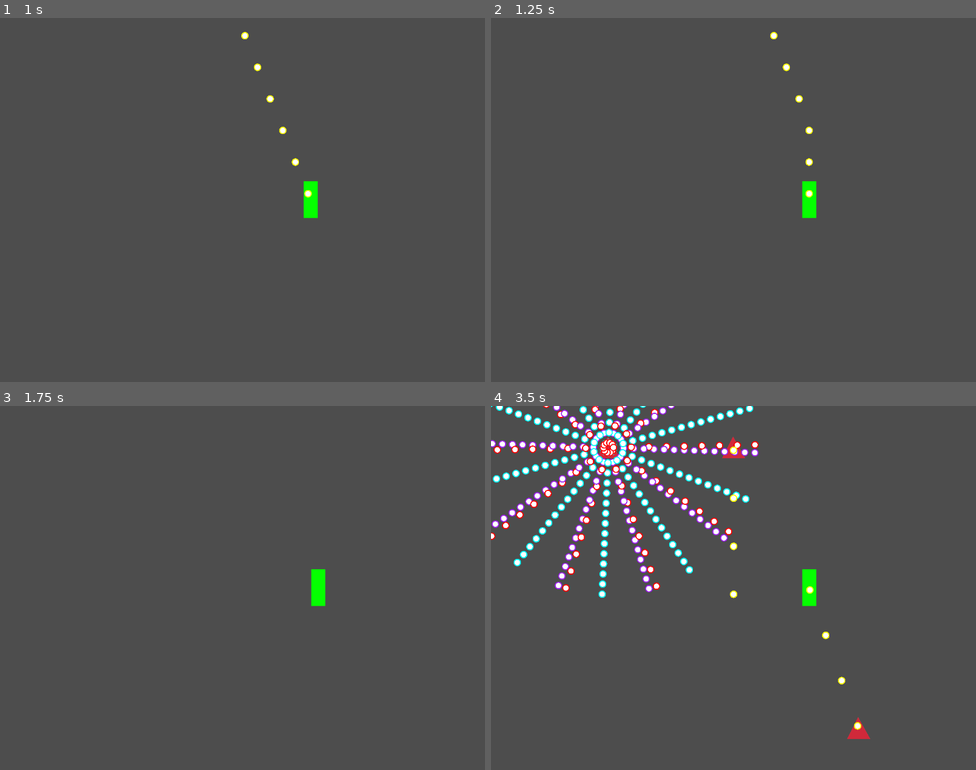
Above: before the commit, frames 1-4 (two rows, left to right).
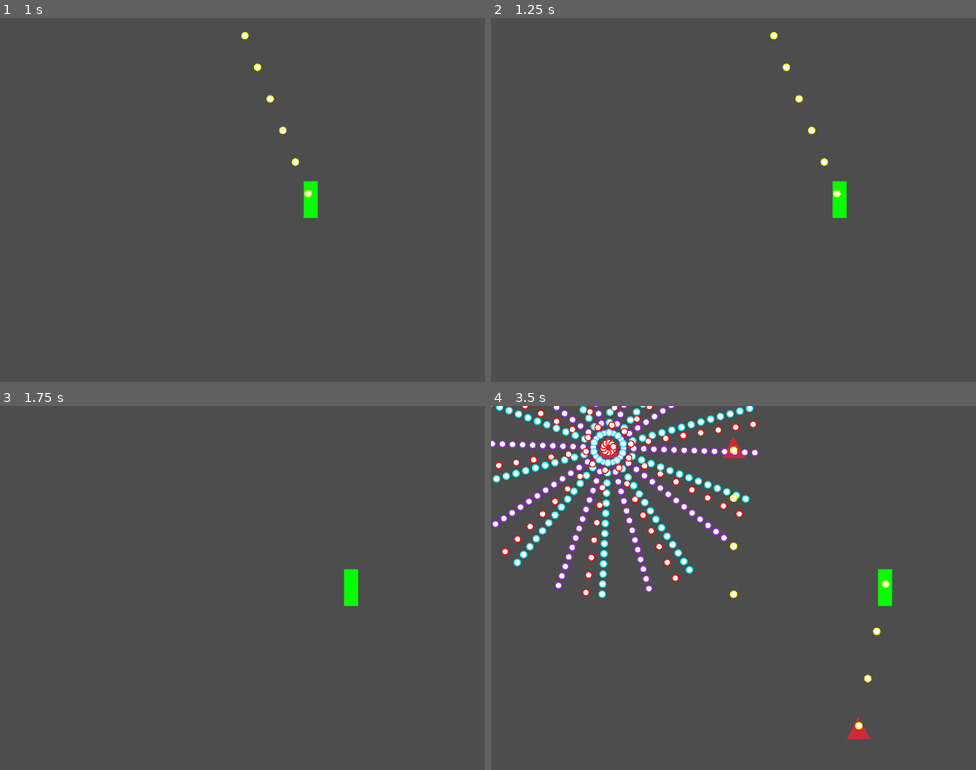
Above: after the commit, the same moments.

Repository: jsatof/bullet_hell_jam_v
Game: Godot game, scene res://Scenes/TestLevel.tscn
Same seed, same stepped clock (60 frames per second), same inputs: the game is played once before the commit and once after it. The engine's default icon, where the game draws it, is replaced by a stand-in: a white triangle on a blue panel in a dark square.
Inputs (mouse positions are in pixels of both pictures, inside the frame that each line leads up to):
- Up to frame 1 (1 s): tap Enter at 0.5 s; move the mouse to (349, 181) at 0.52 s; hold D (player-move_right) from 0.53 s (still down); hold Z (player-fire) from 0.53 s (still down); click (349, 181) at 0.67 s
- Up to frame 2 (1.25 s): keep holding D (player-move_right); keep holding Z (player-fire)
- Up to frame 3 (1.75 s): release D (player-move_right) at 1.25 s; release Z (player-fire) at 1.25 s; drag from (145, 606) to (320, 588) at 1.27 s
- Up to frame 4 (3.5 s): tap Space at 2 s; move the mouse to (782, 507) at 2.02 s; hold D (player-move_right) 2.03-2.75 s; tap J at 2.1 s; drag from (709, 660) to (811, 588) at 2.77 s

Frame 1 is identical in both runs. In frame 2, 0.7% of the frame differs, in the area x 64-74%, y 29-55%; in frame 3, 0.6%; in frame 4, 3.4%, in the area x 0-83%, y 0-89%.

Commit message:
Added smoothing to bullet collection

Diff:
--- a/Scripts/Enemy.gd
+++ b/Scripts/Enemy.gd
@@ -74,6 +74,5 @@
 		enemy_killed.emit()
 
 func _on_enemy_killed() -> void:
-	print("Killed enemy")
 	drop_money()
 	remove_self()
--- a/Scripts/Money.gd
+++ b/Scripts/Money.gd
@@ -1,9 +1,29 @@
 extends Area2D
 
 @onready var globals = get_node("/root/GlobalState")
+@onready var player = get_tree().get_first_node_in_group("Player")
+var collected := false
+var t := 0.0
+
+signal money_collected
 
 func _process(delta: float) -> void:
 	position += transform.y * globals.money_speed * delta
 
+	if collected:
+		t += delta * 0.6
+		position = position.lerp(player.position, t)
+		if t >= 0.1:
+			money_collected.emit()
+			globals.money += globals.scrap_value
+			print("CASH MONEY")
+			remove()
+
 	if global_position.y >= globals.playspace.y + 20:
-		queue_free()
+		remove()
+
+func collect() -> void:
+	collected = true
+
+func remove() -> void:
+	queue_free()
--- a/Scripts/PlayerController.gd
+++ b/Scripts/PlayerController.gd
@@ -58,14 +58,6 @@
 	can_fire = false
 	shot_timer.start()
 
-func pull_to_self(object) -> void:
-	# object.position = object.position.lerp(transform.position)
-	pass
-
-func collect_money(money) -> void:
-	globals.money += globals.scrap_value
-	money.queue_free()
-
 func _on_shot_timer_timeout() -> void:
 	can_fire = true
 
@@ -74,7 +66,6 @@
 		player_hit.emit()
 
 func _on_player_hit() -> void:
-	print("Hit")
 	invincible = true # could not set bullet collider to disabled and get expected result...
 	flash_timer.start()
 	hit_timer.start()
@@ -88,8 +79,6 @@
 	sprite_visible = !sprite_visible
 	sprite.visible = sprite_visible
 
-
 func _on_bullet_collecter_area_entered(area: Area2D) -> void:
 	if area.is_in_group("money"):
-		collect_money(area)
-		pull_to_self(area)
+		area.collect()
--- a/Scripts/TestLevel.gd
+++ b/Scripts/TestLevel.gd
@@ -91,7 +91,6 @@
 
 func wait_group_time():
 	await get_tree().create_timer(groups[current_group]["time"]).timeout
-	print("Finished group")
 
 func spawn_group():
 	for i in groups[current_group]["enemies"]:
--- a/global_state.gd
+++ b/global_state.gd
@@ -1,6 +1,6 @@
 extends Node
 
-const playspace = Vector2(200.0, 500.0)
+const playspace = Vector2(400.0, 500.0)
 const scrap_value := 10
 
 const money_speed := 600.0
